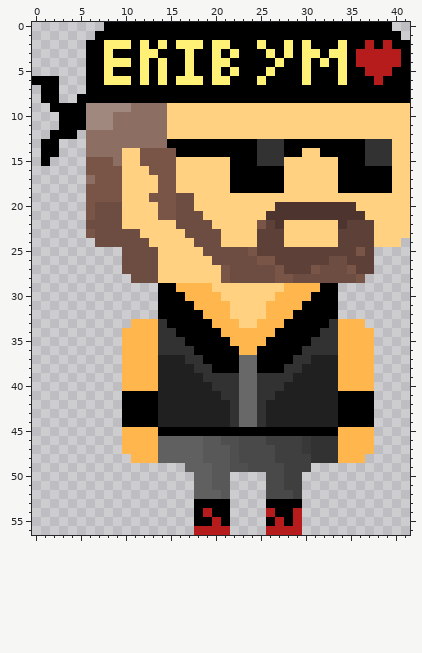
Pixel-art sprite: resources/levels/gachi_club/dudes/biker_blood.png. Above: the version before the commit.
The file is 42x57 pixels. Colours within 5 levels of each other are drawn and written as one.
Now the later version:
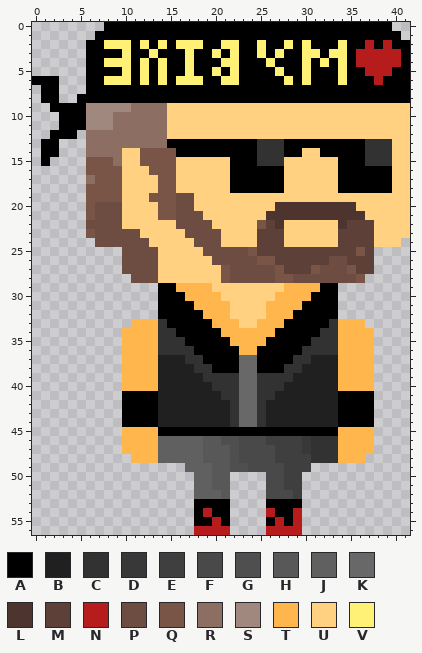
Palette (. is transparent): A #000000  B #212021  C #333233  D #393839  E #403f40  F #4a494a  G #504f50  H #595859  J #616061  K #696869  L #4e342e  M #5d4037  N #b71c1c  P #6d4c41  Q #795548  R #8d6e63  S #a1887f  T #ffb74d  U #ffd180  V #fff176
Change:
{"y":2,"x":20,"old":"V","new":"A"}
{"y":2,"x":22,"old":"A","new":"V"}
{"y":3,"x":8,"old":"V","new":"A"}
{"y":3,"x":10,"old":"A","new":"V"}
{"y":3,"x":12,"old":"V","new":"A"}
{"y":3,"x":25,"old":"AVAV","new":"VAVA"}
{"y":4,"x":20,"old":"V","new":"A"}
{"y":4,"x":22,"old":"A","new":"V"}
{"y":4,"x":26,"old":"AV","new":"VA"}
{"y":5,"x":8,"old":"V","new":"A"}
{"y":5,"x":10,"old":"A","new":"V"}
{"y":5,"x":26,"old":"VA","new":"AV"}
{"y":6,"x":20,"old":"V","new":"A"}
{"y":6,"x":22,"old":"A","new":"V"}
{"y":6,"x":25,"old":"V","new":"A"}
{"y":6,"x":28,"old":"A","new":"V"}
{"label":"changed","picture_box":[212,40,293,85]}
{"label":"changed","picture_box":[104,49,149,76]}
